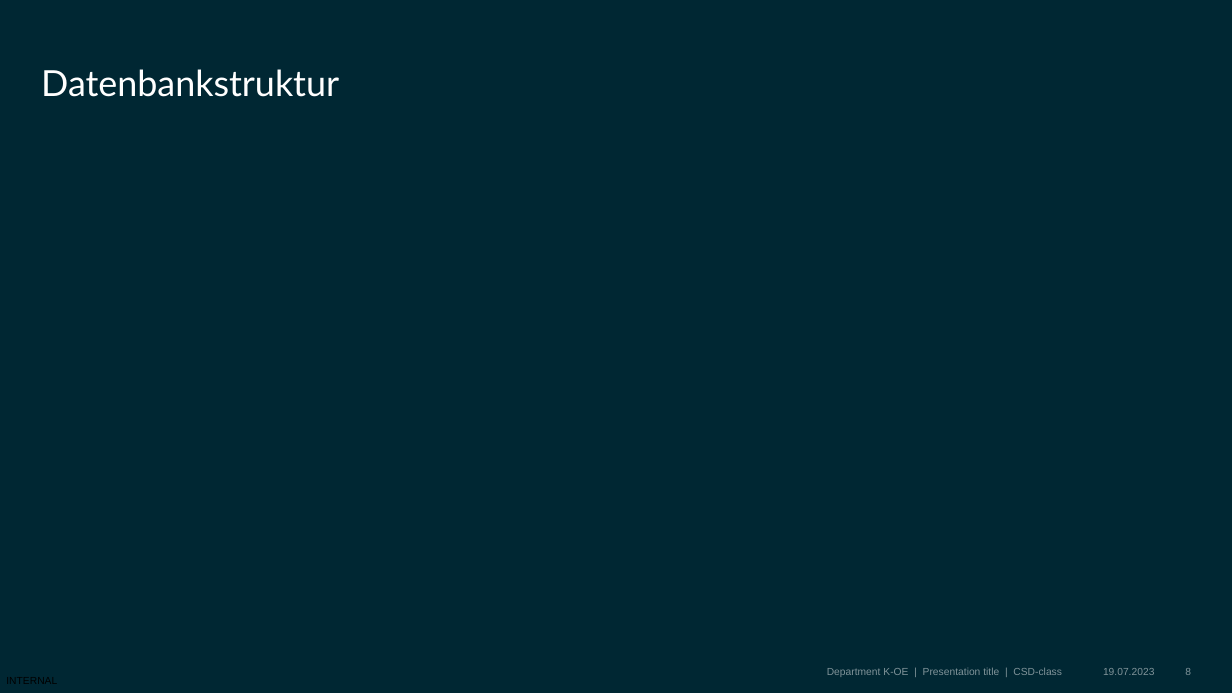
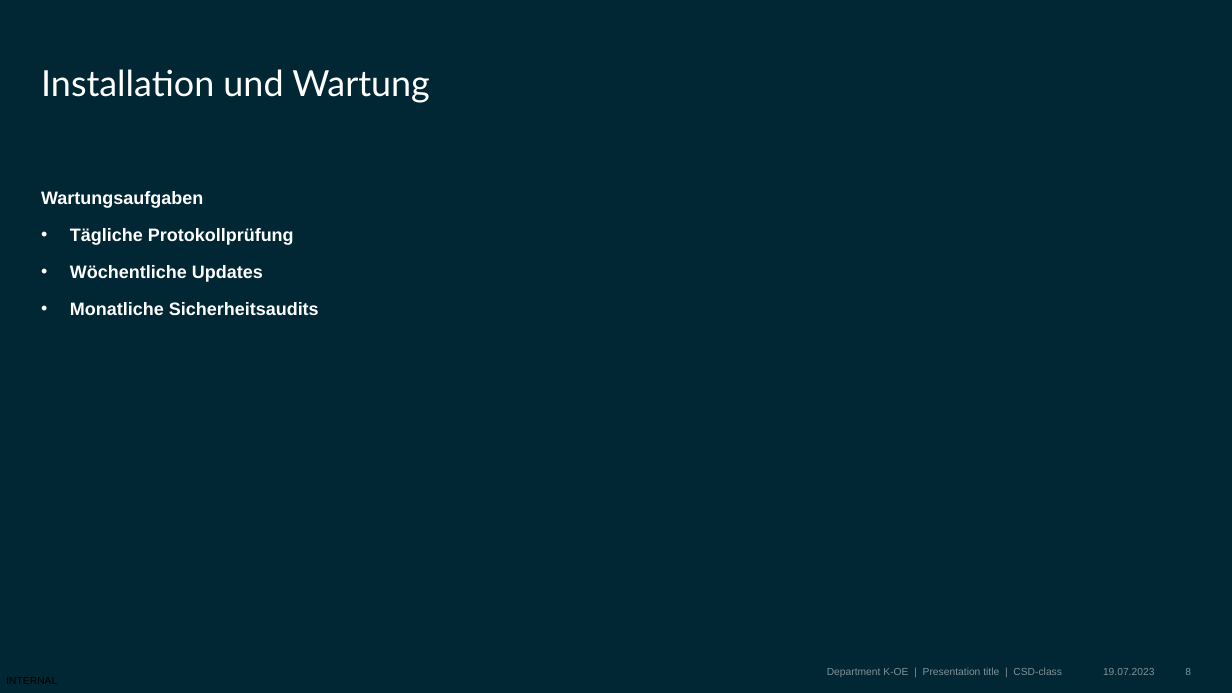
Before and after one commit to BBS2EMDBSEF/Gruppe-C, a slide deck: slide 8 of Dokumentation/Projekt_Präsentation.pptx. Drawn at 1232x693 pixels with LibreOffice and Linux fonts; fonts in the diff are those of the drawing; background and template pictures are left out. Boxes give left, top, right and bottom in pixels: in the first picture for what was removed or moved away, otherwise in the second. Text is boxed around its words. In the diff, an @@ line names an element or a change of style, - is before the commit and + after.

```diff
--- a/Dokumentation/Projekt_Präsentation.pptx
+++ b/Dokumentation/Projekt_Präsentation.pptx
@@ title at bbox=[41, 69, 430, 103]: text changed @@
-Datenbankstruktur
+Installation und Wartung
@@ text added at bbox=[41, 191, 319, 315], 14 pt, text #FFFFFF, bold @@
+Wartungsaufgaben
+• Tägliche Protokollprüfung
+• Wöchentliche Updates
+• Monatliche Sicherheitsaudits
```
Also in this commit, not shown: 5 other slides changed, 1 slide removed.
